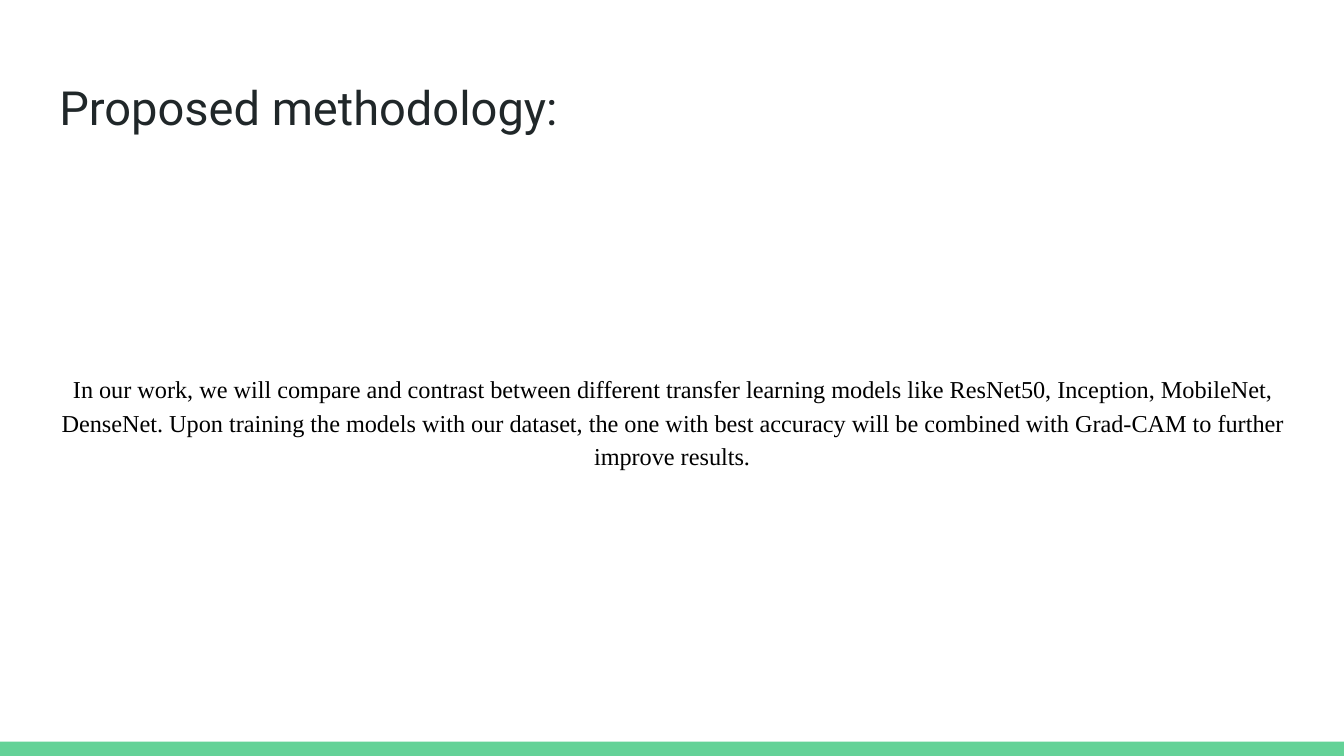
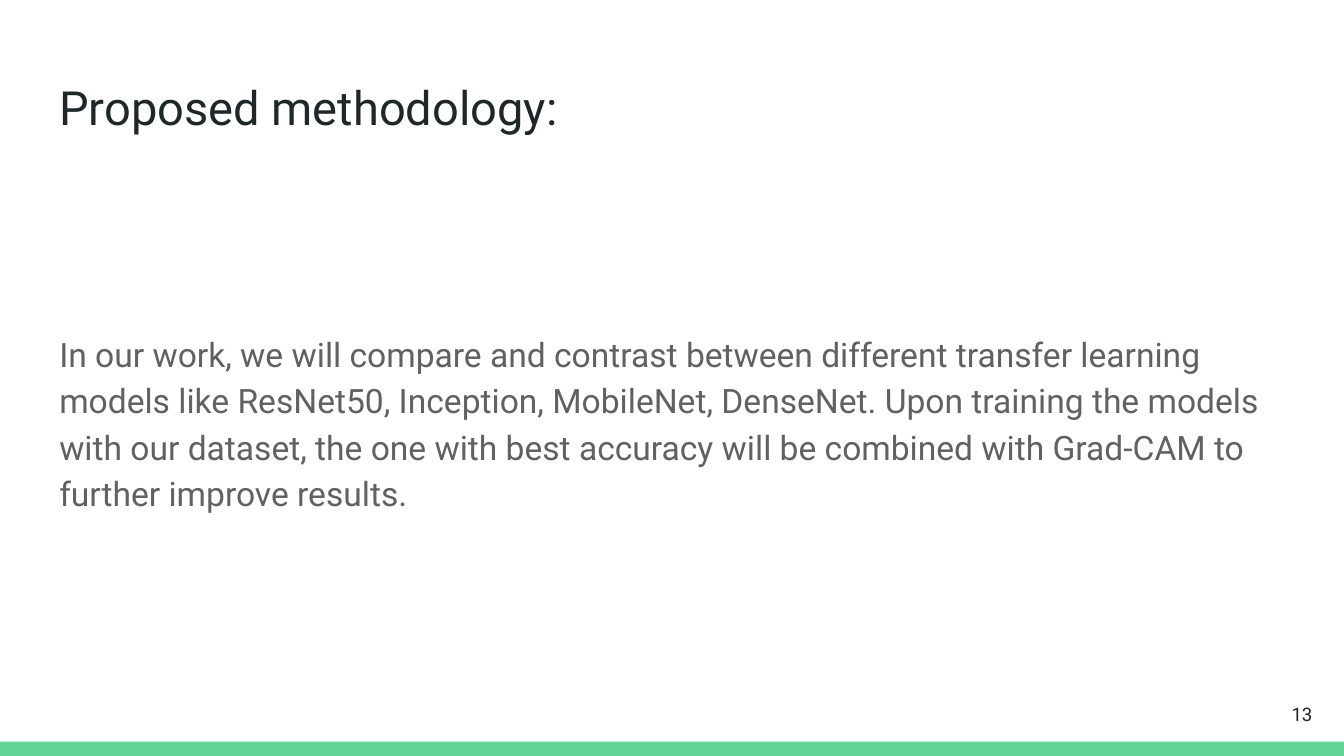
Before and after one commit to mdFuadIslam/cse438, a slide deck: slide 13 of Submission4/Slide.pptx (slide 5 before the commit). Drawn at 1344x756 pixels with LibreOffice and Linux fonts; fonts in the diff are those of the drawing. Boxes give left, top, right and bottom in pixels: in the first picture for what was removed or moved away, otherwise in the second. Text is boxed around its words. In the diff, an @@ line names an element or a change of style, - is before the commit and + after.

```diff
--- a/Submission4/Slide.pptx
+++ b/Submission4/Slide.pptx
@@ text "In our work, we will ..." at box(59, 341, 1259, 513): size 13 to 18 pt, font Times New Roman to Roboto, text colour #000000 to #616161; alignment centre to left; more space between paragraphs @@
@@ page number added at box(1292, 707, 1313, 721), 10 pt, text #202729 @@
+13
```
Also in this commit, not shown: 3 other slides changed, 10 slides added, 2 slides removed, 4 other files.
